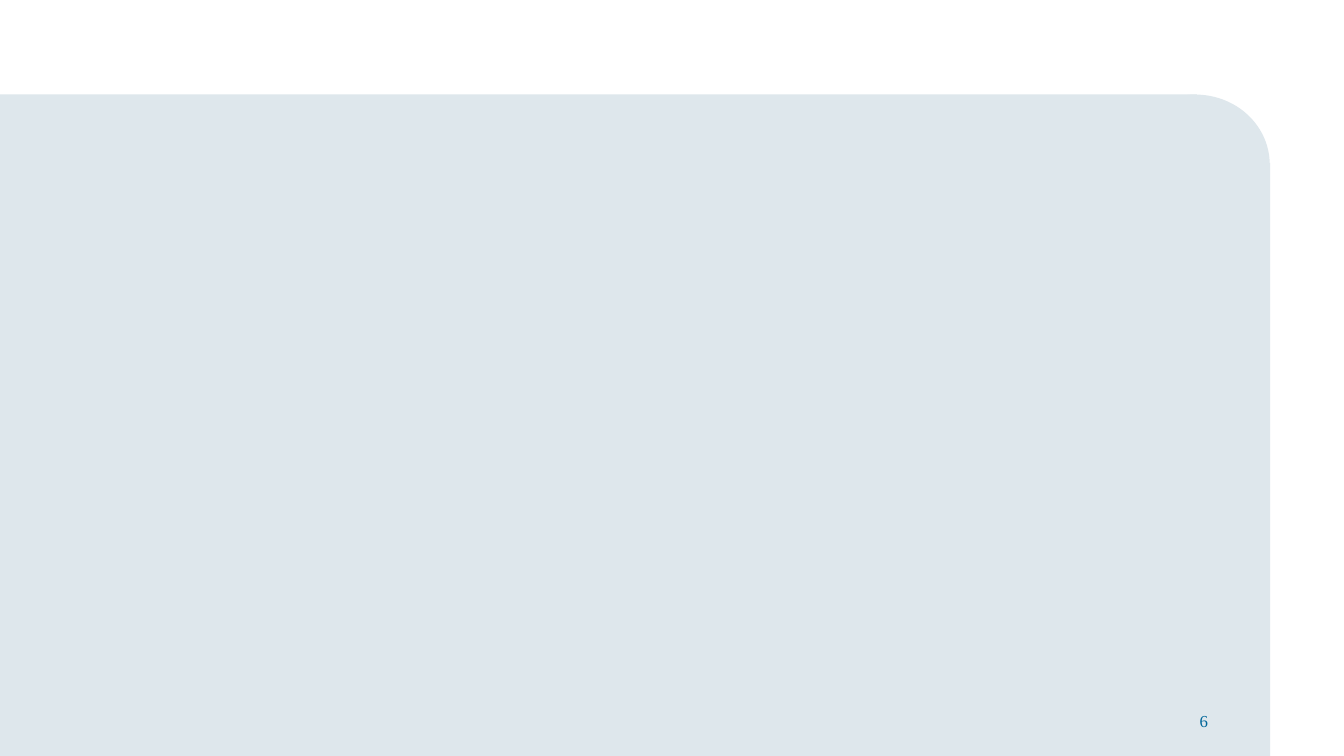
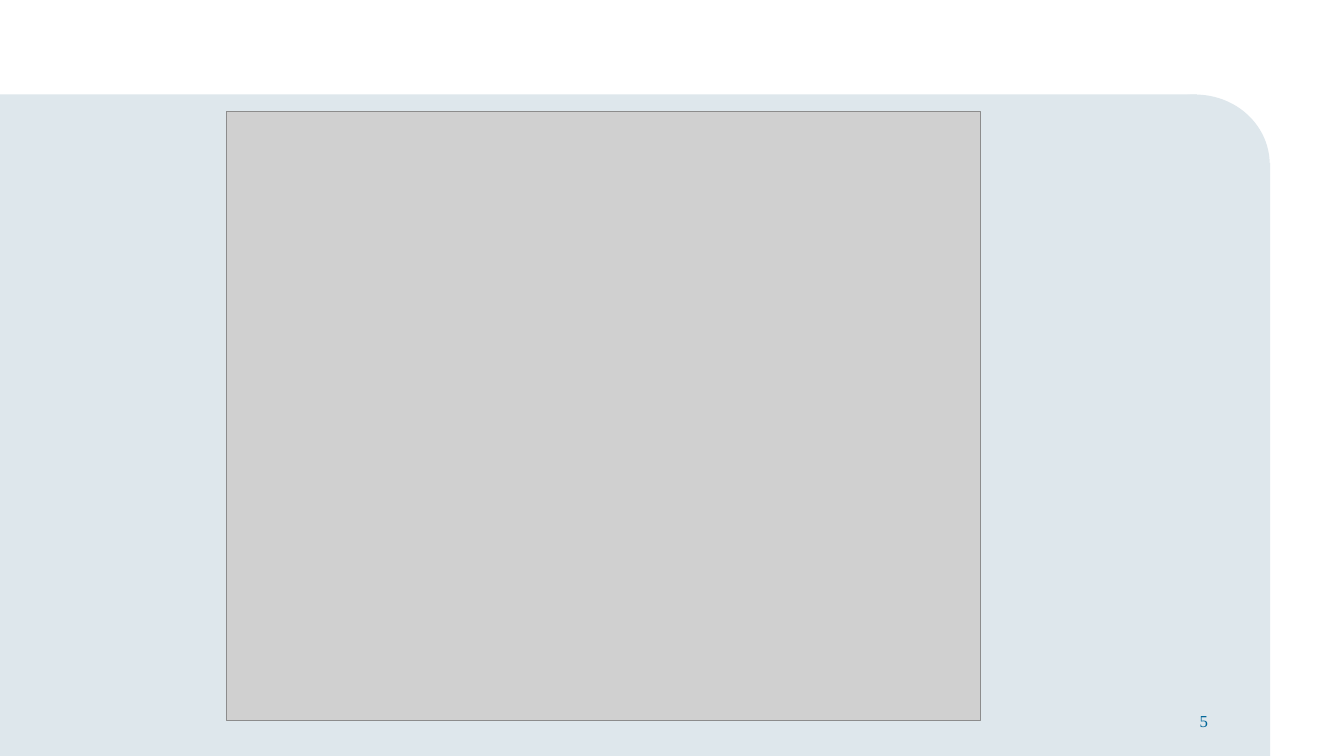
Before and after one commit to mrtzasbn/Mine, a slide deck: slide 5 of Nb3SnMeeting.pptx (slide 6 before the commit). Drawn at 1344x756 pixels with LibreOffice and Linux fonts; fonts in the diff are those of the drawing; grey boxes stand for pictures; background and template pictures are left out. Boxes give left, top, right and bottom in pixels: in the first picture for what was removed or moved away, otherwise in the second. Text is boxed around its words. In the diff, an @@ line names an element or a change of style, - is before the commit and + after.

```diff
--- a/Nb3SnMeeting.pptx
+++ b/Nb3SnMeeting.pptx
@@ picture added at (226, 112, 981, 721) @@
@@ page number at (1200, 716, 1208, 727): text changed @@
-6
+5
```
Also in this commit, not shown: 4 slides added, 2 slides removed, 27 other files.
